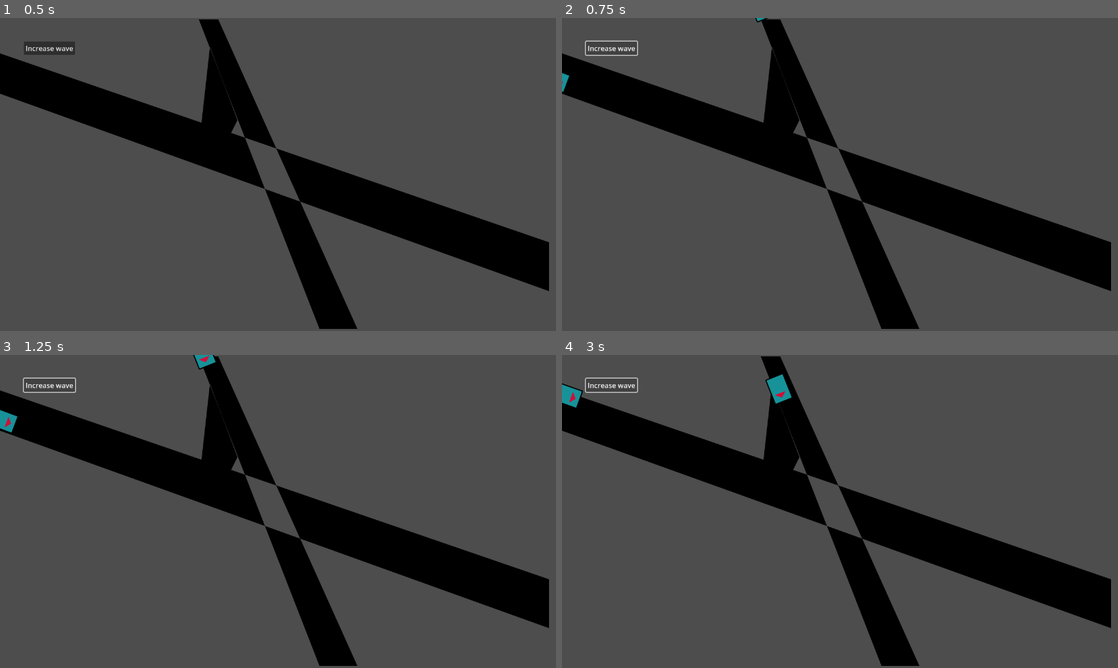
Above: before the commit, frames 1-4 (two rows, left to right).
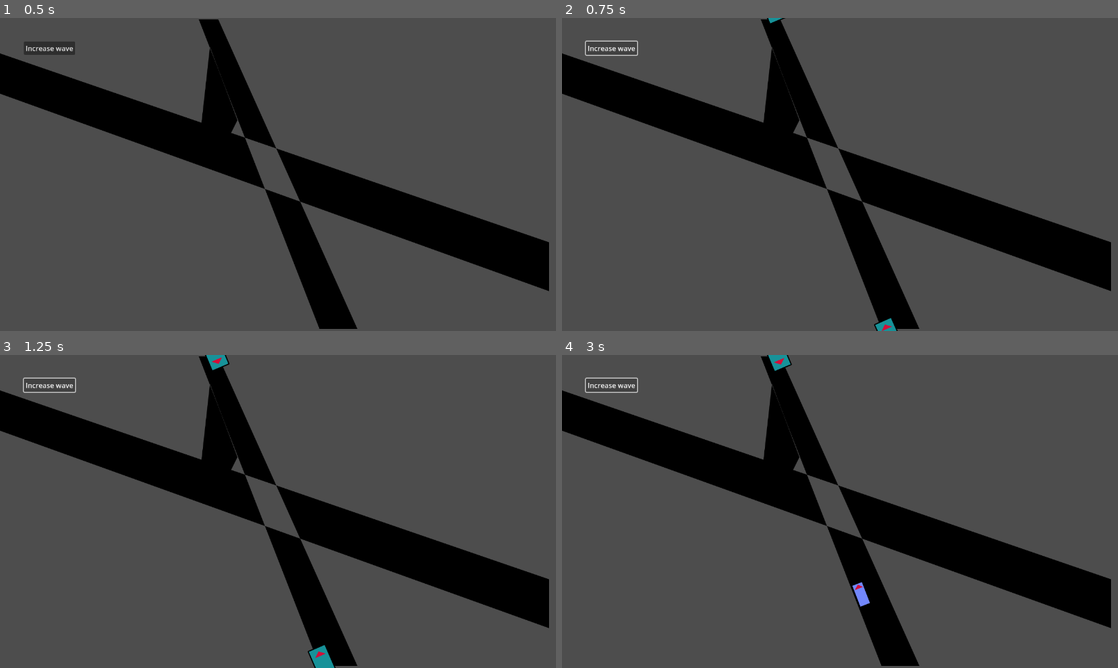
Above: after the commit, the same moments.

Repository: WinnerWind/omov-game
Game: Godot game, scene res://scenes/main.tscn
Same seed, same stepped clock (60 frames per second), same inputs: the game is played once before the commit and once after it.
Inputs:
- Up to frame 1 (0.5 s): no input
- Up to frame 2 (0.75 s): click "Increase wave" at 0.5 s
- Up to frame 3 (1.25 s): no input
- Up to frame 4 (3 s): click "Increase wave" at 1.25 s; click "Increase wave" at 2 s

Frame 1 is identical in both runs. In frame 2, 0.2% of the frame differs, in the area x 0-61%, y 0-100%; in frame 3, 0.6%; in frame 4, 0.8%, in the area x 0-56%, y 0-81%.

Commit message:
Prototype curves (more)

Diff:
--- a/scenes/main.tscn
+++ b/scenes/main.tscn
@@ -11,45 +11,51 @@
 
 [sub_resource type="Curve2D" id="Curve2D_85g3d"]
 _data = {
-"points": PackedVector2Array(0, 0, 0, 0, -80, 73, -4.8499374, 4.217844, 4.8499374, -4.217844, 465, 261, 0, 0, 0, 0, 495, 73, 0, 0, 0, 0, 474, 15, 0, 0, 0, 0, 451, -35)
+"points": PackedVector2Array(0, 0, 0, 0, 482, -30, 0, 0, 0, 0, 809, 741)
 }
-point_count = 5
+point_count = 2
 
 [sub_resource type="Curve2D" id="Curve2D_choun"]
 _data = {
-"points": PackedVector2Array(0, 0, 0, 0, -26, 139, 0, 0, 0, 0, 458, 319, 0, 0, 0, 0, 500, 73, 0, 0, 0, 0, 460, -11)
+"points": PackedVector2Array(0, 0, 0, 0, -171, 41, 0, 0, 0, 0, 1495, 613)
 }
-point_count = 4
+point_count = 2
 
 [sub_resource type="Curve2D" id="Curve2D_ya4ey"]
 _data = {
-"points": PackedVector2Array(0, 0, 0, 0, -54, 121, 0, 0, 0, 0, 1298, 625)
+"points": PackedVector2Array(0, 0, 0, 0, 1341, 641, 0, 0, 0, 0, -37, 143)
 }
 point_count = 2
 
 [sub_resource type="Curve2D" id="Curve2D_eb6dy"]
 _data = {
-"points": PackedVector2Array(0, 0, 0, 0, -22, 82, 0, 0, 0, 0, 1355, 569)
+"points": PackedVector2Array(0, 0, 0, 0, 753, 727, 0, 0, 0, 0, 454, -16)
 }
 point_count = 2
 
 [sub_resource type="Curve2D" id="Curve2D_trceg"]
 _data = {
-"points": PackedVector2Array(0, 0, 0, 0, 456, -29, 0, 0, 0, 0, 764, 743)
+"points": PackedVector2Array(0, 0, 0, 0, 753, 727, 30.613003, 25.289001, -30.613003, -25.289001, 608, 378, 0, 0, 0, 0, -24, 148)
 }
-point_count = 2
+point_count = 3
 
 [sub_resource type="Curve2D" id="Curve2D_a8y0u"]
 _data = {
-"points": PackedVector2Array(0, 0, 0, 0, 482, -30, 0, 0, 0, 0, 809, 741)
+"points": PackedVector2Array(0, 0, 0, 0, 753, 727, -49.247, 17.303001, 49.247, -17.303001, 631, 327, 0, 0, 0, 0, 1288, 542)
 }
-point_count = 2
+point_count = 3
+
+[sub_resource type="Curve2D" id="Curve2D_jkv2x"]
+_data = {
+"points": PackedVector2Array(0, 0, 0, 0, 487, -22, -46.585003, -25.289001, 46.585003, 25.289001, 643, 316, 0, 0, 0, 0, 1288, 542)
+}
+point_count = 3
 
 [sub_resource type="Curve2D" id="Curve2D_tipki"]
 _data = {
-"points": PackedVector2Array(0, 0, 0, 0, 482, -30, 0, 0, 0, 0, 809, 741)
+"points": PackedVector2Array(0, 0, 0, 0, 487, -22, -46.585003, -25.289001, 46.585003, 25.289001, 643, 316, 0, 0, 0, 0, 1288, 542)
 }
-point_count = 2
+point_count = 3
 
 [node name="Node2D" type="Node2D" node_paths=PackedStringArray("car_spawner", "pothole_spawner")]
 script = ExtResource("1_tbgi4")
@@ -73,7 +79,7 @@
 script = ExtResource("3_jyhfs")
 max_delay = 1.0
 min_delay = 0.1
-curves = Array[Curve2D]([SubResource("Curve2D_85g3d"), SubResource("Curve2D_choun"), SubResource("Curve2D_ya4ey"), SubResource("Curve2D_eb6dy"), SubResource("Curve2D_trceg"), SubResource("Curve2D_a8y0u")])
+curves = Array[Curve2D]([SubResource("Curve2D_85g3d"), SubResource("Curve2D_choun"), SubResource("Curve2D_ya4ey"), SubResource("Curve2D_eb6dy"), SubResource("Curve2D_trceg"), SubResource("Curve2D_a8y0u"), SubResource("Curve2D_jkv2x")])
 car_packed = ExtResource("4_tbgi4")
 bus_packed = ExtResource("6_tefeu")
 bike_packed = ExtResource("7_o6xl0")
--- a/scenes/prefabs/pothole.tscn
+++ b/scenes/prefabs/pothole.tscn
@@ -10,7 +10,7 @@
 collision_mask = 3
 script = ExtResource("1_kn2g5")
 apply_effect = true
-slowdown_speed = 100.0
+slowdown_speed = 50.0
 shape = SubResource("RectangleShape2D_480gi")
 collision_shape = NodePath("CollisionShape2D")
 
Not shown: 1 places in scenes/main.tscn that only renumber resources
